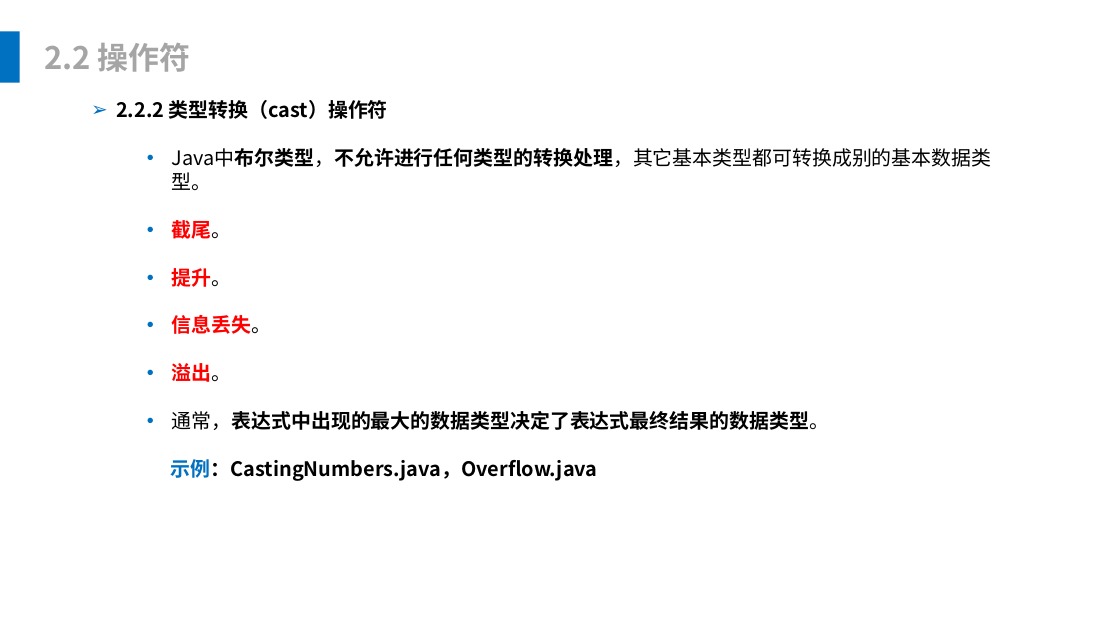
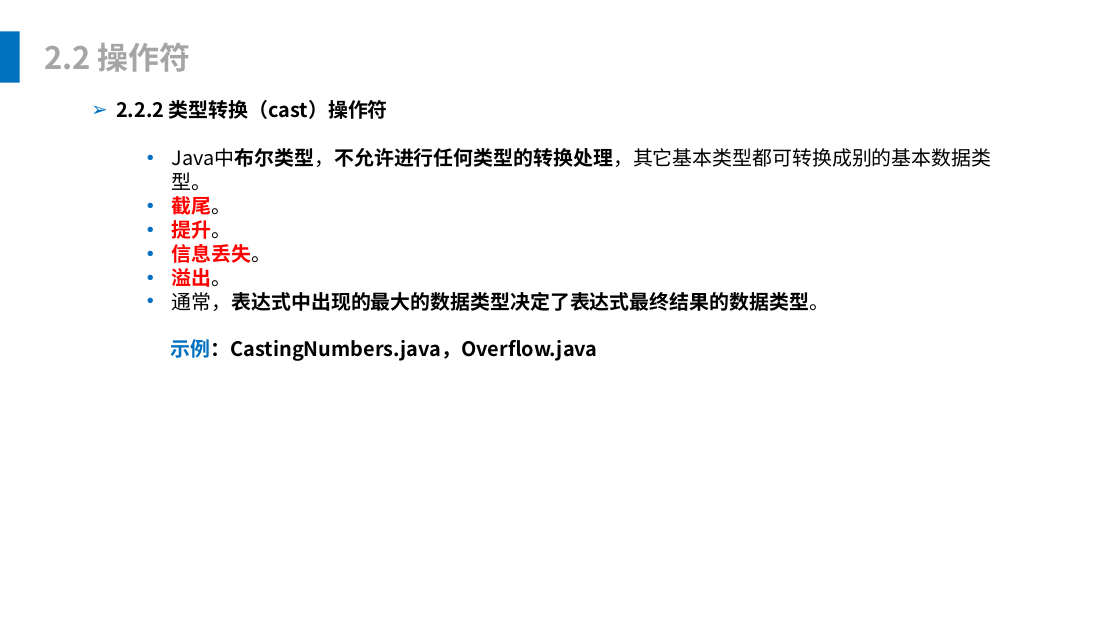
Before and after one commit to leonliu06/JavaTrainning, a slide deck: slide 12 of Java基础培训.pptx. Drawn at 1120x630 pixels with LibreOffice and Linux fonts; fonts in the diff are those of the drawing. Boxes give left, top, right and bottom in pixels: in the first picture for what was removed or moved away, otherwise in the second. Text is boxed around its words. In the diff, an @@ line names an element or a change of style, - is before the commit and + after.

```diff
--- a/Java基础培训.pptx
+++ b/Java基础培训.pptx
@@ text "2.2.2 类型转换（cast）操作符" rewrapped from [116,100,992,481] to [116,100,992,361] @@
```
Also in this commit, not shown: 7 other slides changed, 8 other files.
